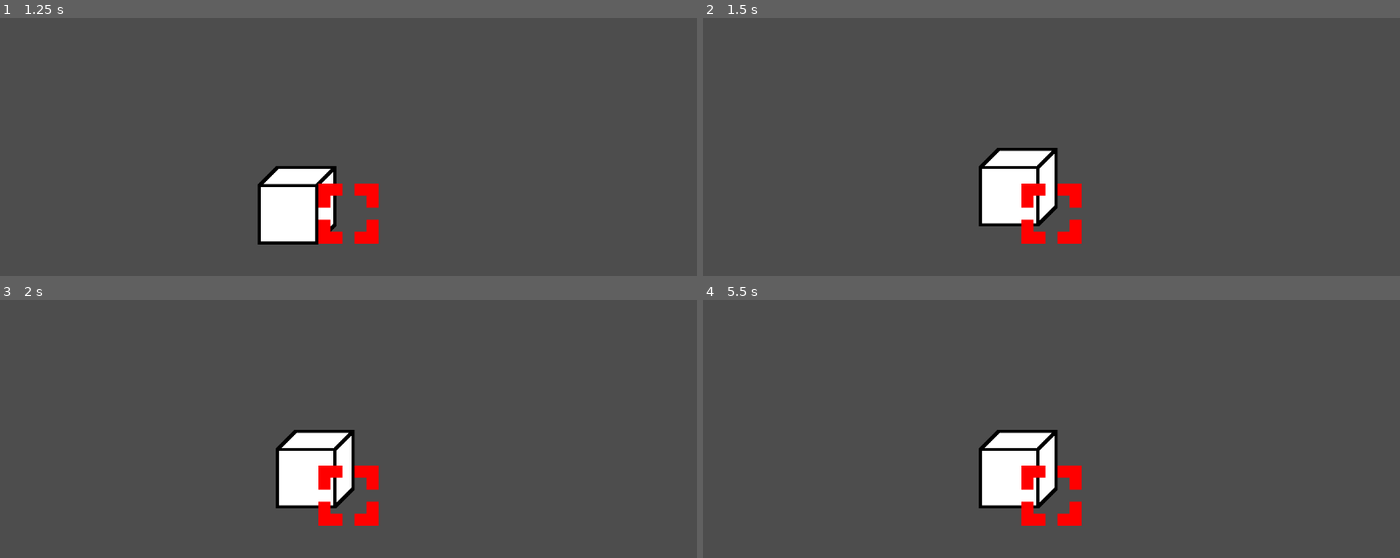
Above: before the commit, frames 1-4 (two rows, left to right).
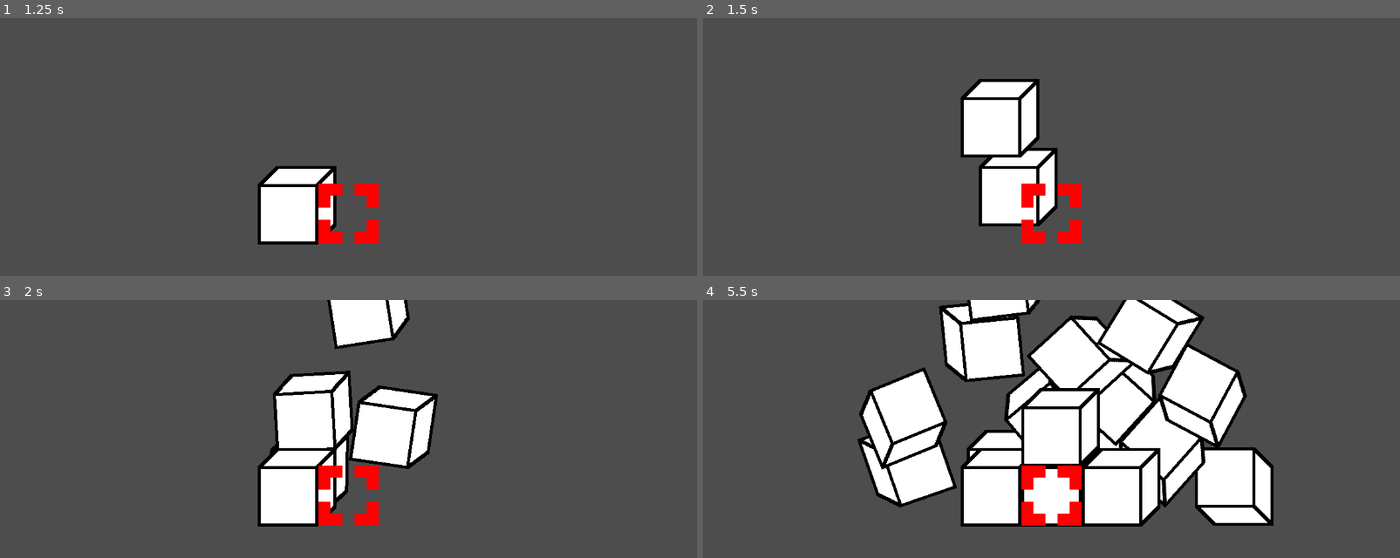
Above: after the commit, the same moments.

Repository: DragonSkywalker/Box
Game: Godot game, scene res://Main scenes/world.tscn
Two runs of this game, one before a commit and one after it. Both use one fixed random seed, a clock stepped at 60 frames per second and the inputs below.
Inputs:
- Up to frame 1 (1.25 s): tap Enter (ui_accept) at 0.5, 0.6, 0.77, 1.07 s; hold Right (ui_right) from 0.53 s (still down)
- Up to frame 2 (1.5 s): tap Enter (ui_accept) at 1.25, 1.35 s; release Right (ui_right) at 1.28 s; hold Down (ui_down) from 1.28 s (still down)
- Up to frame 3 (2 s): keep holding Down (ui_down); tap Enter (ui_accept) at 1.52, 1.82 s
- Up to frame 4 (5.5 s): release Down (ui_down) at 2.03 s; hold Right (ui_right) 2.03-2.78 s; tap Enter (ui_accept) at 2.1, 2.85, 3.02, 3.32, 3.6, 3.77, 4.07, 4.35, 4.52, 4.82, 5.1 s; hold Up (ui_up) 2.78-3.53 s; hold Left (ui_left) 3.53-5.03 s; hold Down (ui_down) from 5.03 s (still down)

Frame 1 is identical in both runs. In frame 2, 3.2% of the frame differs, in the area x 36-49%, y 23-55%; in frame 3, 9.5%; in frame 4, 34%, in the area x 22-82%, y 0-88%.
Error before the commit: Parse Error: Invalid numeric notation. (res://Main)

Commit message:
Implemented new box (and updated todo list)
Now a new box is spawned when space bar is hit

Diff:
--- a/Main scenes/world.gd
+++ b/Main scenes/world.gd
@@ -2,13 +2,18 @@
 
 
 var layer = preload("res://Objects/layer.tscn")
+var box = preload("res://Objects/box.tscn")
 @onready var cursor = get_node("Cursor")
 
 func _process(delta):
 	if Input.is_action_just_pressed("ui_accept"):
 		var currentLayer = get_node("Layer" + str(cursor.gridPos.y))
 		if currentLayer:
-			print(currentLayer.name)
+			var boxTemp = box.instantiate()
+			boxTemp.position.y = -1000
+			boxTemp.position.x = Game.boxLength * cursor.gridPos.x
+			boxTemp.layerControl(cursor.gridPos.y)
+			currentLayer.add_child(boxTemp)
 		else:
 			var layerTemp = layer.instantiate()
 			layerTemp.new(cursor.gridPos.y)
@@ -23,9 +28,9 @@
 		sort()
 
 func sort():
-	var nodesDrawn = 0s
+	var nodesDrawn = 0
 	for i in range(-15, 17):
-		var tempNode = get_node("Layer" + str(i))
+		var tempNode = get_node_or_null("Layer" + str(i))
 		if tempNode:
 			move_child(tempNode, nodesDrawn)
 			nodesDrawn += 1
--- a/Objects/Box.gd
+++ b/Objects/Box.gd
@@ -1,5 +1,11 @@
 extends RigidBody2D
 
-# Called every frame. 'delta' is the elapsed time since the previous frame.
-func _process(delta):
-	pass
+func layerControl(cursorYPos):
+	set_collision_layer_value(1, false)
+	set_collision_mask_value(1, false)
+	set_collision_layer_value(1, false)
+	set_collision_mask_value(1, false)
+	set_collision_layer_value(cursorYPos + 16, true)
+	set_collision_mask_value(cursorYPos + 16, true)
+	set_collision_layer_value(cursorYPos + 16, true)
+	set_collision_mask_value(cursorYPos + 16, true)
Not shown, changed: ToDo.txt
Not shown, changed: .DS_Store
